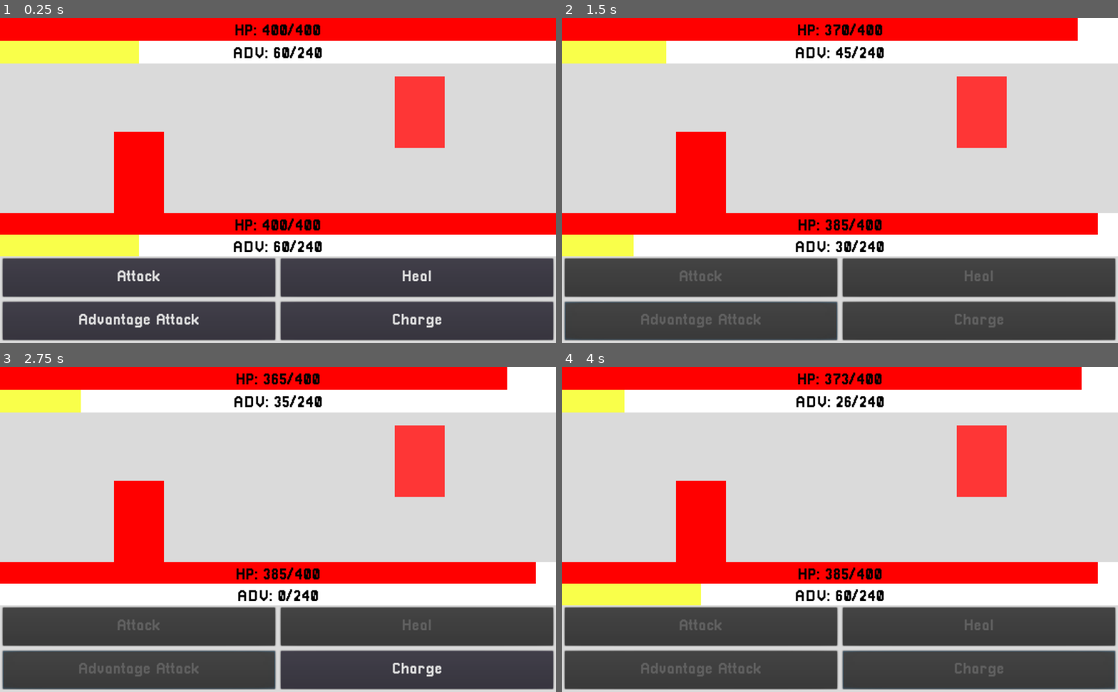
Above: before the commit, frames 1-4 (two rows, left to right).
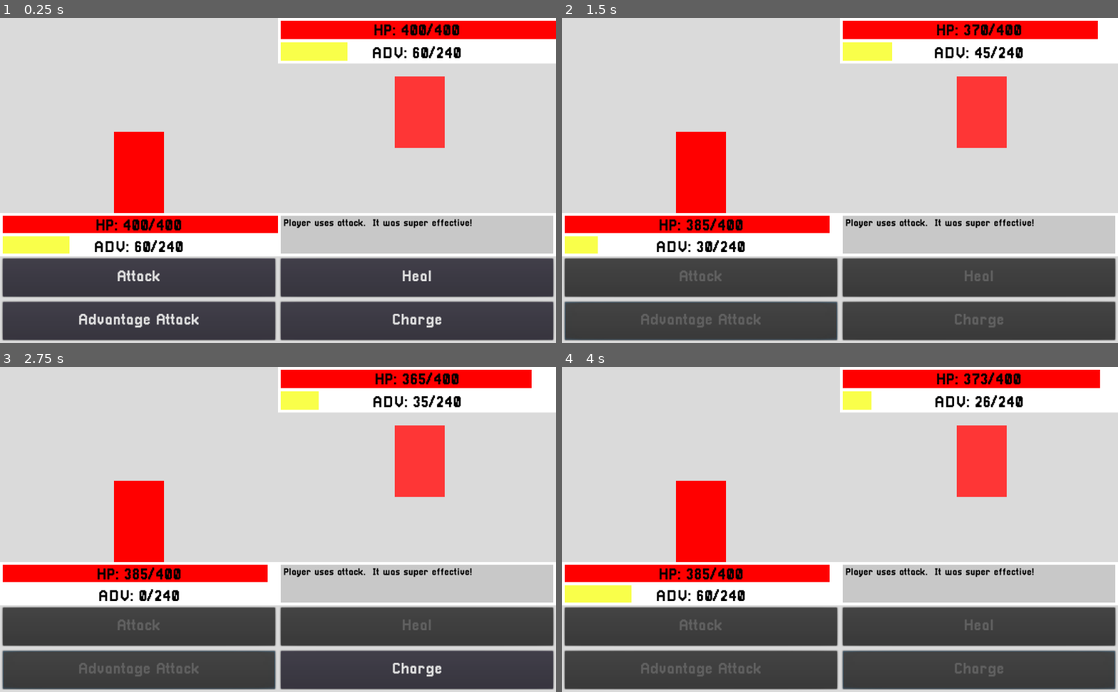
Above: after the commit, the same moments.

Repository: ArtlessAvian/kind-opponent
Game: Godot game, scene res://gameingame/BattleWView.tscn
Same seed, same stepped clock (60 frames per second), same inputs: the game is played once before the commit and once after it.
Inputs:
- Up to frame 1 (0.25 s): no input
- Up to frame 2 (1.5 s): click "Attack" at 0.5 s; click "Advantage Attack" at 1.25 s
- Up to frame 3 (2.75 s): no input
- Up to frame 4 (4 s): click "Charge" at 2.75 s

The runs differ from the first frame. In frame 1, 18% of the frame differs, in the area x 0-100%, y 0-74%; in frame 2, 18%; in frame 3, 17%; in frame 4, 18%.

Commit message:
Restructured gui

Diff:
--- a/AdvBar.tscn
+++ b/AdvBar.tscn
@@ -14,6 +14,10 @@
 [node name="UIBar" type="ColorRect" parent="."]
 anchor_right = 1.0
 anchor_bottom = 1.0
+margin_left = 5.0
+margin_top = 3.0
+margin_right = -5.0
+margin_bottom = -5.0
 color = Color( 0.976471, 1, 0.290196, 1 )
 script = ExtResource( 2 )
 
--- a/GameUI.tscn
+++ b/GameUI.tscn
@@ -7,6 +7,7 @@
 [ext_resource path="res://UIHealthBar.tscn" type="PackedScene" id=5]
 [ext_resource path="res://AdvBar.tscn" type="PackedScene" id=6]
 [ext_resource path="res://Pixellari.tres" type="DynamicFont" id=7]
+[ext_resource path="res://PixellariSmall.tres" type="DynamicFont" id=8]
 
 [node name="GameUI" type="Control"]
 anchor_right = 1.0
@@ -65,6 +66,7 @@
 anchor_bottom = 0.14
 
 [node name="EnemyBars" type="Control" parent="UICanvas/EnemyUI"]
+anchor_left = 0.5
 anchor_right = 1.0
 anchor_bottom = 1.0
 
@@ -73,7 +75,6 @@
 anchor_bottom = 0.5
 
 [node name="EnemyHPBar" parent="UICanvas/EnemyUI/EnemyBars/EnemyHPregion" instance=ExtResource( 5 )]
-color = Color( 1, 0, 0, 1 )
 
 [node name="EnemyAdvRegion" type="Control" parent="UICanvas/EnemyUI/EnemyBars"]
 anchor_top = 0.5
@@ -89,7 +90,7 @@
 anchor_bottom = 1.0
 
 [node name="PlayerBars" type="Control" parent="UICanvas/PlayerUI"]
-anchor_right = 1.0
+anchor_right = 0.5
 anchor_bottom = 0.33
 
 [node name="PlayerHPRegion" type="Control" parent="UICanvas/PlayerUI/PlayerBars"]
@@ -174,6 +175,33 @@
 text = "Heal"
 clip_text = true
 
+[node name="Panel" type="ColorRect" parent="."]
+anchor_left = 0.5
+anchor_top = 0.6
+anchor_right = 1.0
+anchor_bottom = 0.73
+margin_bottom = 2.0
+
+[node name="Control" type="ColorRect" parent="Panel"]
+anchor_right = 1.0
+anchor_bottom = 1.0
+margin_left = 5.0
+margin_top = 5.0
+margin_right = -5.0
+margin_bottom = -5.0
+color = Color( 0.784314, 0.784314, 0.784314, 1 )
+
+[node name="RichTextLabel" type="RichTextLabel" parent="Panel/Control"]
+anchor_right = 1.0
+anchor_bottom = 1.0
+margin_left = 5.0
+margin_top = 5.0
+margin_right = -5.0
+margin_bottom = -5.0
+custom_fonts/normal_font = ExtResource( 8 )
+custom_colors/default_color = Color( 0, 0, 0, 1 )
+text = "Player uses attack.  It was super effective!"
+
 
 [editable path="UICanvas/EnemyUI/EnemyBars/EnemyAdvRegion/EnemyAdvBar"]
 
--- a/UIHealthBar.tscn
+++ b/UIHealthBar.tscn
@@ -14,6 +14,10 @@
 [node name="UIBar" type="ColorRect" parent="."]
 anchor_right = 1.0
 anchor_bottom = 1.0
+margin_left = 5.0
+margin_top = 5.0
+margin_right = -5.0
+margin_bottom = -3.0
 color = Color( 1, 0, 0, 1 )
 script = ExtResource( 2 )
 
--- a/animations/IdleBounce.tres
+++ b/animations/IdleBounce.tres
@@ -2,7 +2,6 @@
 
 [resource]
 resource_name = "IdleBounce"
-loop = true
 step = 0.05
 tracks/0/type = "bezier"
 tracks/0/path = NodePath(".:rect_scale:x")
Not shown: 1 places in GameUI.tscn that only renumber resources
